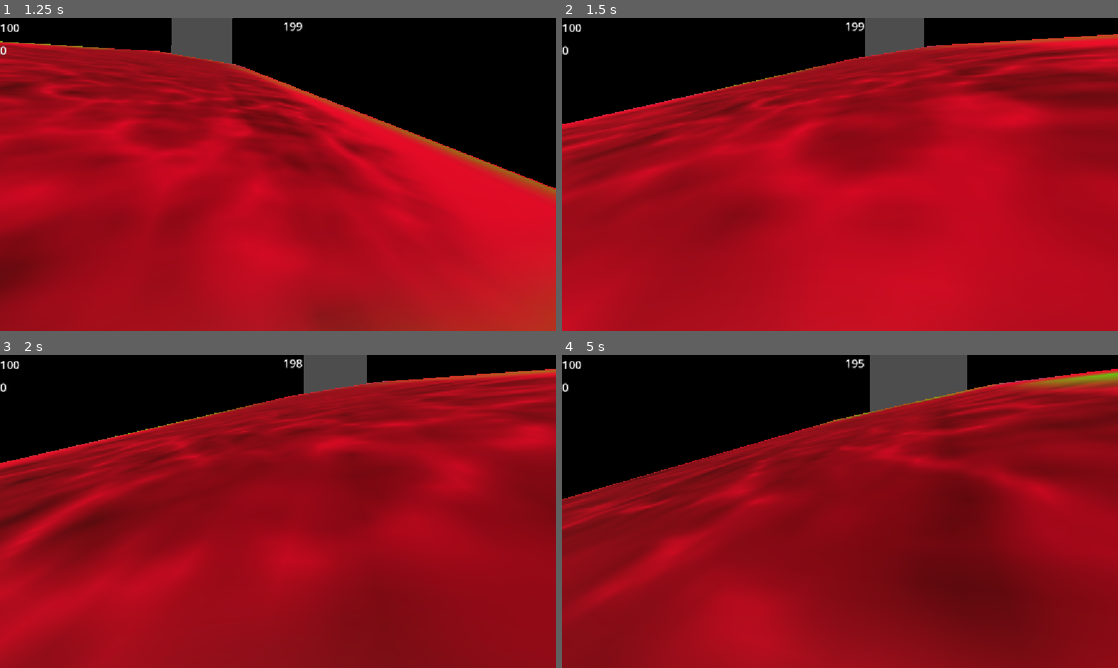
Above: before the commit, frames 1-4 (two rows, left to right).
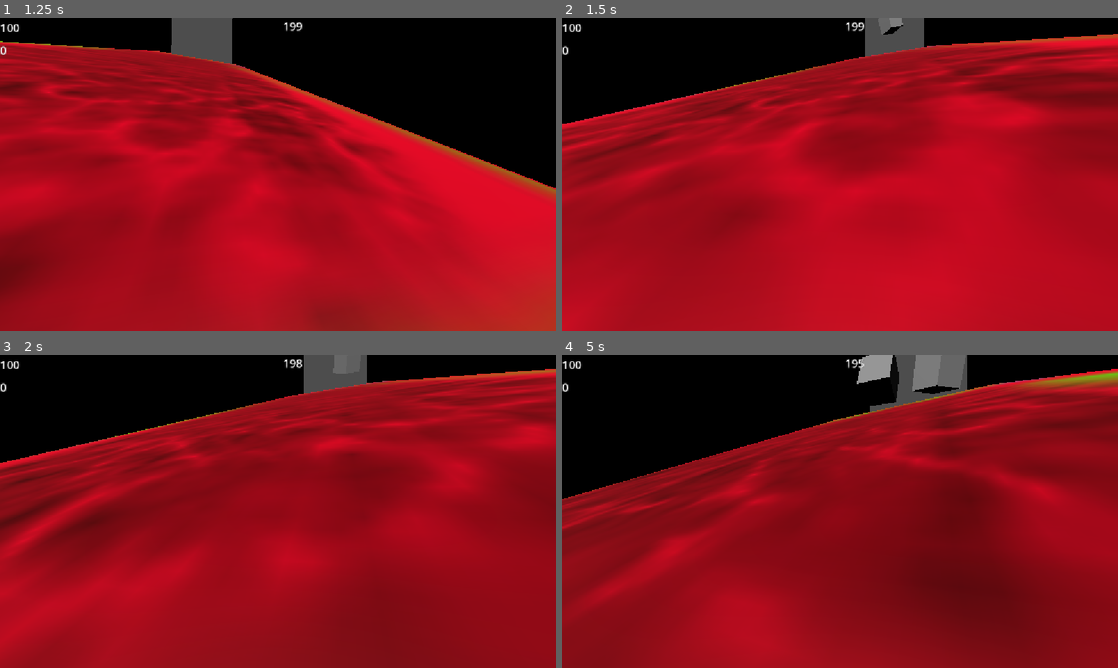
Above: after the commit, the same moments.

Repository: joeclarke9951/running-up-that-hill
Game: Godot game, scene res://Scenes/gameplay_scene.tscn
Same seed, same stepped clock (60 frames per second), same inputs: the game is played once before the commit and once after it.
Inputs (mouse positions are in pixels of both pictures, inside the frame that each line leads up to):
- Up to frame 1 (1.25 s): tap Enter at 0.5 s; move the mouse to (305, 174) at 0.52 s; hold W (forward) from 0.53 s (still down); hold Shift (sprint) from 0.53 s (still down); tap Space (jump) at 0.77 s
- Up to frame 2 (1.5 s): keep holding W (forward); move the mouse to (812, 174) at 1.27 s; release Shift (sprint) at 1.28 s; tap Shift (sprint) at 1.35 s
- Up to frame 3 (2 s): keep holding W (forward); tap Space (jump) at 1.52 s
- Up to frame 4 (5 s): keep holding W (forward); move the mouse to (851, 505) at 2.02 s; hold Shift (sprint) 2.03-2.78 s; move the mouse to (834, 517) at 2.77 s; tap Shift (sprint) at 2.85, 4.35 s; tap Space (jump) at 3.02, 3.77, 4.52 s; move the mouse to (878, 514) at 3.52 s; hold Shift (sprint) 3.53-4.28 s; move the mouse to (795, 508) at 4.27 s

Frame 1 is identical in both runs. In frame 2, 0.2% of the frame differs, in the area x 56-62%, y 0-6%; in frame 3, 0.1%; in frame 4, 2.0%, in the area x 53-73%, y 0-17%.

Commit message:
trash spawns on a regular interval

Diff:
--- a/Scenes/gameplay_scene.tscn
+++ b/Scenes/gameplay_scene.tscn
@@ -134,8 +134,12 @@
 transform = Transform3D(1, 0, 0, 0, 1, 0, 0, 0, 1, 0, 58.264153, -80)
 script = ExtResource("8_6ksri")
 
+[node name="TrashTimer" type="Timer" parent="TrashSpawn" unique_id=187674643]
+autostart = true
+
 [connection signal="timeout" from="PlayerBody/PlayerCamera/UI/GameTimer" to="PlayerBody/PlayerCamera/UI" method="_on_game_timer_timeout"]
 [connection signal="button_down" from="PlayerBody/PlayerCamera/PauseMenu/ResumeButton" to="PlayerBody/PlayerCamera/PauseMenu" method="_on_resume_button_button_down"]
 [connection signal="button_down" from="PlayerBody/PlayerCamera/PauseMenu/QuitButton" to="PlayerBody/PlayerCamera/PauseMenu" method="_on_quit_button_button_down"]
 [connection signal="body_entered" from="DeathVolume" to="DeathVolume" method="_on_body_entered"]
 [connection signal="body_entered" from="WinVolume" to="WinVolume" method="_on_body_entered"]
+[connection signal="timeout" from="TrashSpawn/TrashTimer" to="TrashSpawn" method="_on_trash_timer_timeout"]
--- a/Scenes/trash_spawn.gd
+++ b/Scenes/trash_spawn.gd
@@ -21,3 +21,7 @@
 	t.rotation = Vector3(randf(),randf(),randf())
 	add_child(t)
 	t.apply_impulse(Vector3(0,launch_speed,0))
+
+
+func _on_trash_timer_timeout() -> void:
+	spawn_trash(0)
